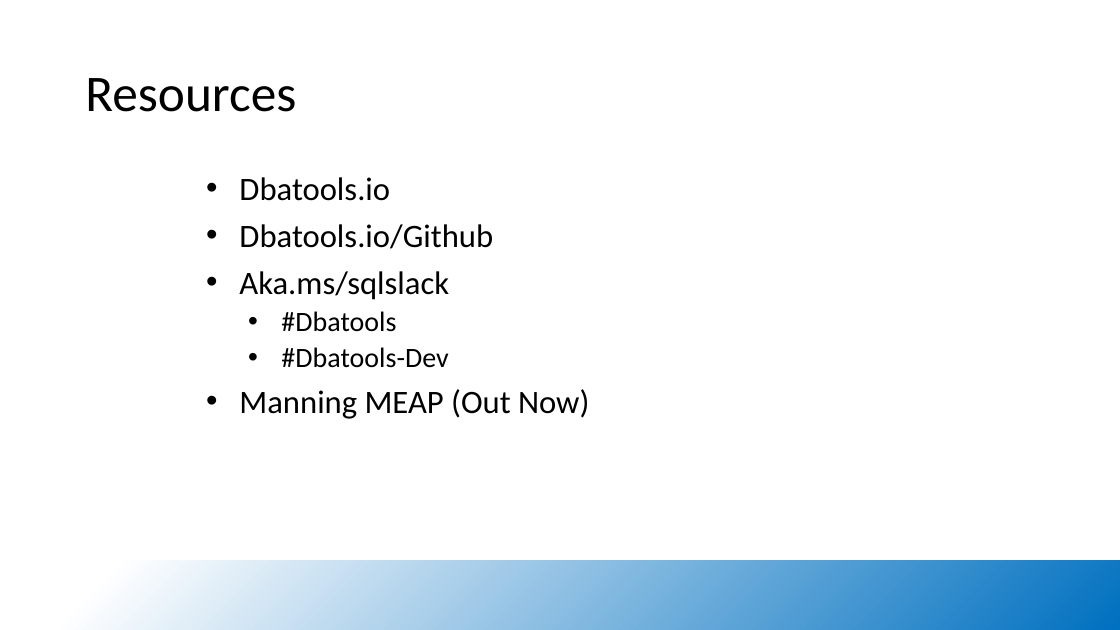
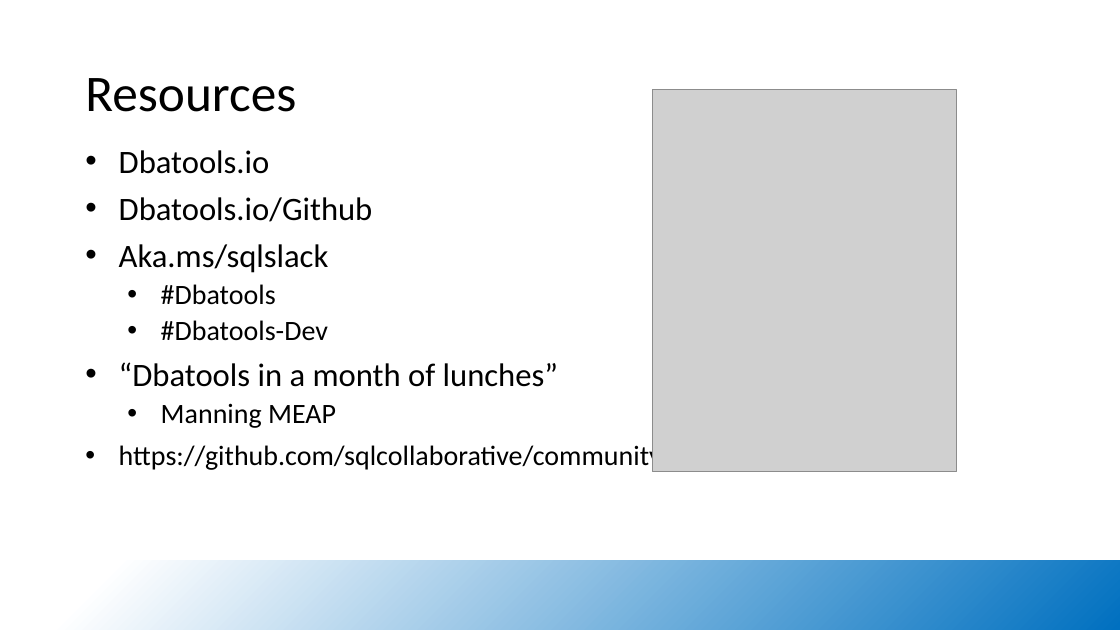
Before and after one commit to dataplat/community-presentations, a slide deck: slide 9 of josh-corrick/UsingDbatoolsToAutomateDeployments.pptx. Drawn at 1120x630 pixels with LibreOffice and Linux fonts; fonts in the diff are those of the drawing; grey boxes stand for pictures; background and template pictures are left out. Boxes give left, top, right and bottom in pixels: in the first picture for what was removed or moved away, otherwise in the second. Text is boxed around its words. In the diff, an @@ line names an element or a change of style, - is before the commit and + after.

```diff
--- a/josh-corrick/UsingDbatoolsToAutomateDeployments.pptx
+++ b/josh-corrick/UsingDbatoolsToAutomateDeployments.pptx
@@ picture added at (x1=653, y1=90, x2=957, y2=472) @@
@@ text "Dbatools.io" moved from (x1=239, y1=177, x2=589, y2=419) to (x1=119, y1=150, x2=826, y2=472) @@
@@ text at (x1=119, y1=362, x2=826, y2=472): text changed; size 28 to 24 pt @@
-• Manning MEAP (Out Now)
+• “Dbatools in a month of lunches”
+  • Manning MEAP
+• https://github.com/sqlcollaborative/community-presentations
```
Also in this commit, not shown: 1 other slide changed, 1 slide removed, 1 other file.
